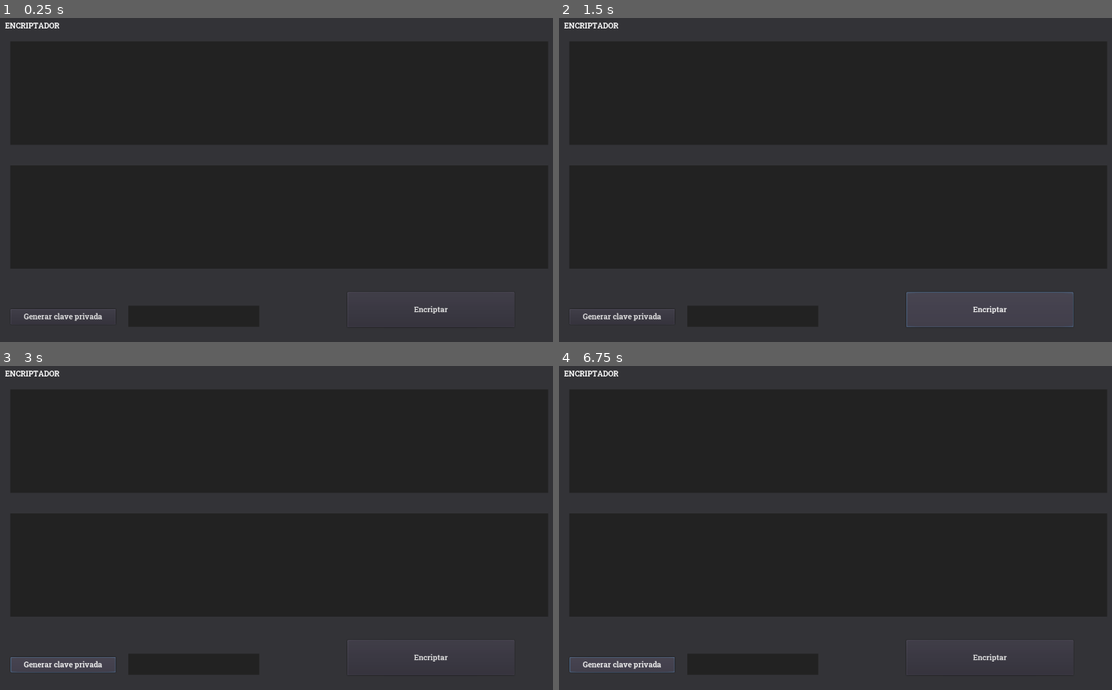
Above: before the commit, frames 1-4 (two rows, left to right).
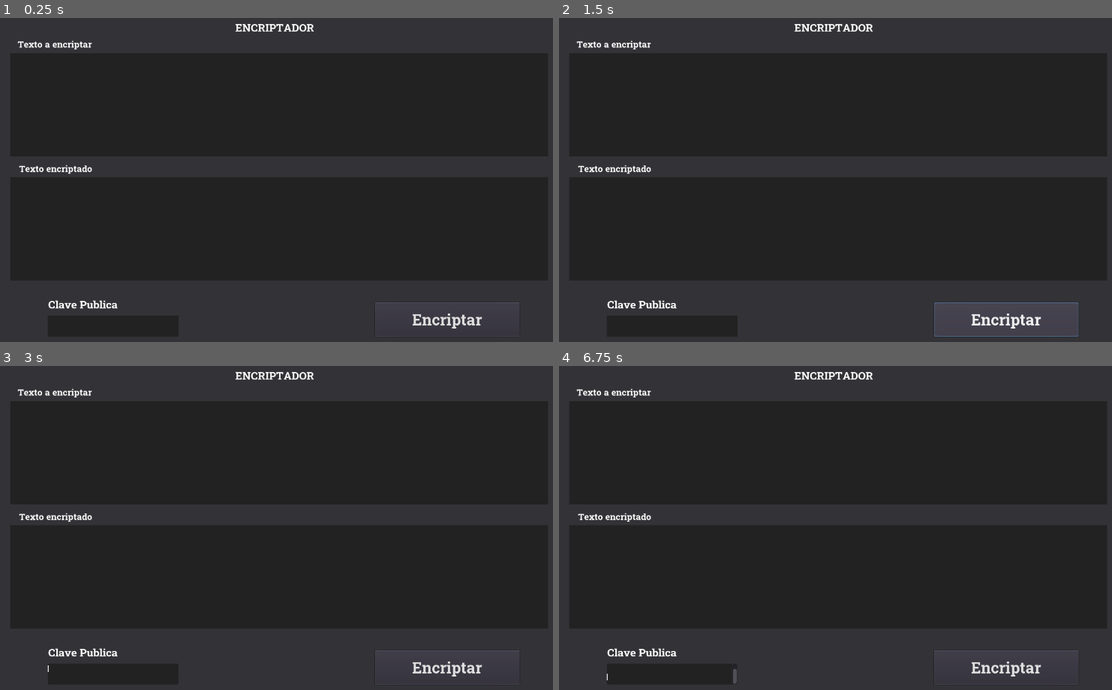
Above: after the commit, the same moments.

Repository: GuillermoHS/RepoPrueba
Game: Godot game, scene res://Interfaz.tscn
Two runs of this game, one before a commit and one after it. Both use one fixed random seed, a clock stepped at 60 frames per second and the inputs below.
Inputs (mouse positions are in pixels of both pictures, inside the frame that each line leads up to):
- Up to frame 1 (0.25 s): no input
- Up to frame 2 (1.5 s): click (619, 316) at 0.5 s, where only the run before the commit has a clickable "Generar clave privada"; click "Encriptar" at 1.25 s
- Up to frame 3 (3 s): click "Encriptar" at 2 s; click (60, 664) at 2.75 s, where only the run before the commit has a clickable "Generar clave privada"
- Up to frame 4 (6.75 s): click "Encriptar" at 3.5 s; click (619, 664) at 4.25 s, where only the run before the commit has a clickable "Generar clave privada"; tap Enter at 5, 6.5 s; tap Space at 5.75 s

The runs differ from the first frame. In frame 1, 1.7% of the frame differs, in the area x 0-94%, y 1-96%; in frame 2, 2.5%, in the area x 0-94%, y 1-99%; in frame 3, 1.9%; in frame 4, 1.9%.

Commit message:
interfaz 2 reeditada

Diff:
--- a/Interfaz.tscn
+++ b/Interfaz.tscn
@@ -3,19 +3,22 @@
 [ext_resource path="res://Fuentes/static/RobotoSlab-Bold.ttf" type="DynamicFontData" id=1]
 
 [sub_resource type="DynamicFont" id=1]
+size = 23
 font_data = ExtResource( 1 )
 
 [sub_resource type="DynamicFont" id=2]
+size = 33
 font_data = ExtResource( 1 )
 
-[sub_resource type="DynamicFont" id=3]
-font_data = ExtResource( 1 )
+[sub_resource type="StyleBoxFlat" id=3]
+bg_color = Color( 0.137255, 0.137255, 0.137255, 1 )
 
 [sub_resource type="StyleBoxFlat" id=4]
 bg_color = Color( 0.137255, 0.137255, 0.137255, 1 )
 
-[sub_resource type="StyleBoxFlat" id=5]
-bg_color = Color( 0.137255, 0.137255, 0.137255, 1 )
+[sub_resource type="DynamicFont" id=5]
+size = 19
+font_data = ExtResource( 1 )
 
 [node name="CanvasLayer" type="CanvasLayer"]
 
@@ -23,10 +26,10 @@
 light_mask = 0
 anchor_right = 1.0
 anchor_bottom = 1.0
-margin_left = 26.4295
-margin_top = 16.911
-margin_right = -1080.57
-margin_bottom = -678.089
+margin_left = 545.108
+margin_top = 16.6945
+margin_right = -566.892
+margin_bottom = -671.305
 custom_fonts/font = SubResource( 1 )
 custom_colors/font_color = Color( 1, 1, 1, 1 )
 text = "ENCRIPTADOR"
@@ -36,41 +39,45 @@
 "_edit_use_anchors_": false
 }
 
+[node name="Titulo2" type="Label" parent="."]
+light_mask = 0
+anchor_right = 1.0
+anchor_bottom = 1.0
+margin_left = 145.833
+margin_top = 609.378
+margin_right = -986.167
+margin_bottom = -78.6215
+custom_fonts/font = SubResource( 1 )
+custom_colors/font_color = Color( 1, 1, 1, 1 )
+text = "Clave Publica"
+align = 1
+valign = 1
+__meta__ = {
+"_edit_use_anchors_": false
+}
+
 [node name="Boton Encriptar" type="Button" parent="."]
 anchor_right = 1.0
 anchor_bottom = 1.0
-margin_left = 783.789
-margin_top = 599.166
-margin_right = -140.211
-margin_bottom = -45.8345
+margin_left = 842.993
+margin_top = 621.46
+margin_right = -129.007
+margin_bottom = -25.5397
 custom_fonts/font = SubResource( 2 )
 text = "Encriptar"
 __meta__ = {
 "_edit_use_anchors_": false
 }
 
-[node name="Boton desencriptar" type="Button" parent="."]
-anchor_right = 1.0
-anchor_bottom = 1.0
-margin_left = 66.4822
-margin_top = 635.29
-margin_right = -989.518
-margin_bottom = -51.7096
-custom_fonts/font = SubResource( 3 )
-text = "Generar clave privada"
-__meta__ = {
-"_edit_use_anchors_": false
-}
-
-[node name="RichTextLabel1" type="RichTextLabel" parent="."]
+[node name="TextEdit 1" type="TextEdit" parent="."]
 anchor_right = 1.0
 anchor_bottom = 1.0
 margin_left = 64.7411
-margin_top = 63.1275
+margin_top = 88.4518
 margin_right = -68.2589
-margin_bottom = -435.872
-custom_styles/normal = SubResource( 4 )
-scroll_following = true
+margin_bottom = -410.548
+rect_pivot_offset = Vector2( 234, 256.231 )
+custom_styles/normal = SubResource( 3 )
 __meta__ = {
 "_edit_use_anchors_": false
 }
@@ -79,10 +86,10 @@
 anchor_right = 1.0
 anchor_bottom = 1.0
 margin_left = 65.4892
-margin_top = 327.903
-margin_right = -67.5107
-margin_bottom = -171.097
-custom_styles/normal = SubResource( 4 )
+margin_top = 353.227
+margin_right = -67.5109
+margin_bottom = -145.773
+custom_styles/normal = SubResource( 3 )
 scroll_following = true
 __meta__ = {
 "_edit_use_anchors_": false
@@ -91,11 +98,11 @@
 [node name="TextEdit" type="TextEdit" parent="."]
 anchor_right = 1.0
 anchor_bottom = 1.0
-margin_left = 317.482
-margin_top = 628.29
-margin_right = -683.518
-margin_bottom = -46.7096
-custom_styles/normal = SubResource( 5 )
+margin_left = 145.212
+margin_top = 648.94
+margin_right = -855.788
+margin_bottom = -26.0591
+custom_styles/normal = SubResource( 4 )
 __meta__ = {
 "_edit_use_anchors_": false
 }
@@ -103,11 +110,35 @@
 [node name="ParallaxBackground" type="ParallaxBackground" parent="."]
 
 [node name="ColorRect" type="ColorRect" parent="ParallaxBackground"]
-margin_left = -9.31067
-margin_top = -8.3981
-margin_right = 1292.69
-margin_bottom = 736.602
+margin_left = -16.4417
+margin_top = -19.1088
+margin_right = 1305.56
+margin_bottom = 753.891
 color = Color( 0.203922, 0.203922, 0.219608, 1 )
 __meta__ = {
 "_edit_use_anchors_": false
 }
+
+[node name="Label" type="Label" parent="."]
+margin_left = 84.0
+margin_top = 322.0
+margin_right = 245.0
+margin_bottom = 348.0
+rect_pivot_offset = Vector2( 627.395, 670.634 )
+custom_fonts/font = SubResource( 5 )
+text = "Texto encriptado "
+__meta__ = {
+"_edit_use_anchors_": false
+}
+
+[node name="Label2" type="Label" parent="."]
+margin_left = 80.8421
+margin_top = 55.684
+margin_right = 241.842
+margin_bottom = 81.684
+rect_pivot_offset = Vector2( 627.395, 670.634 )
+custom_fonts/font = SubResource( 5 )
+text = "Texto a encriptar"
+__meta__ = {
+"_edit_use_anchors_": false
+}
